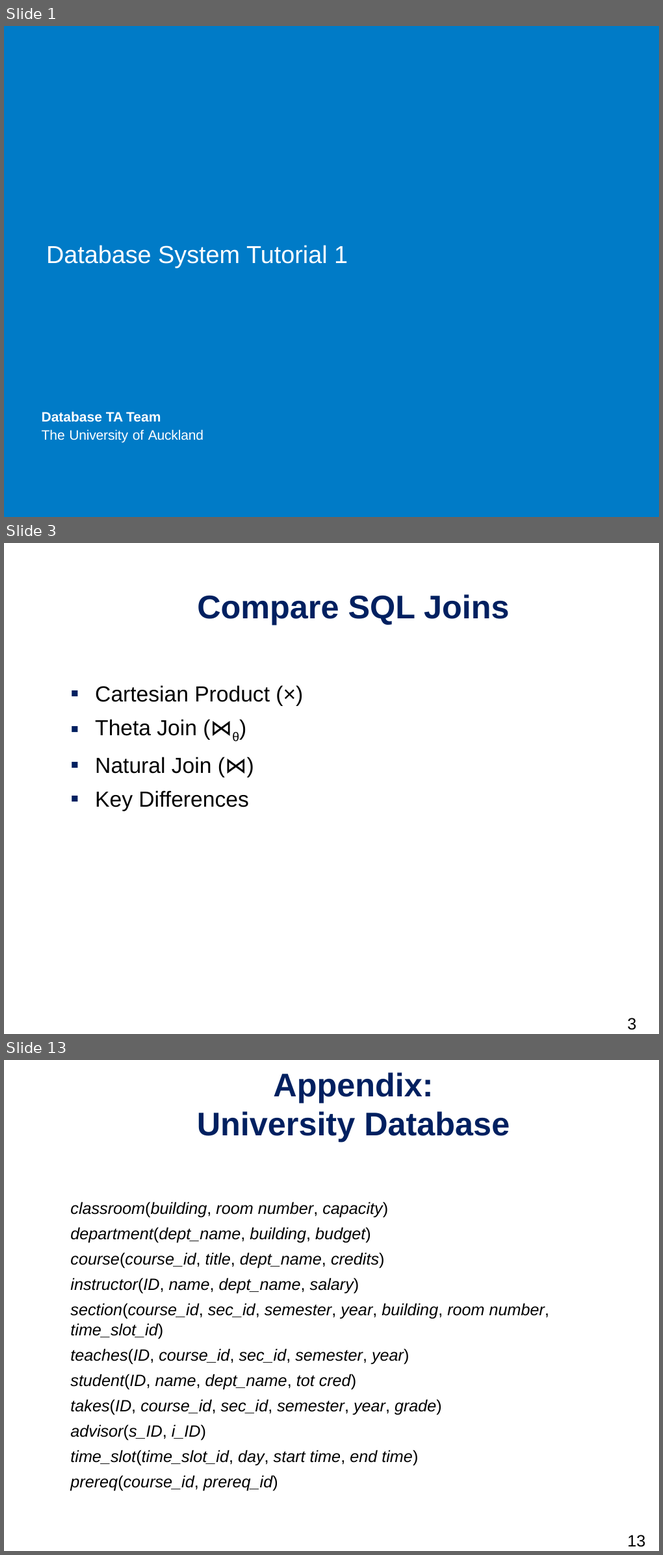
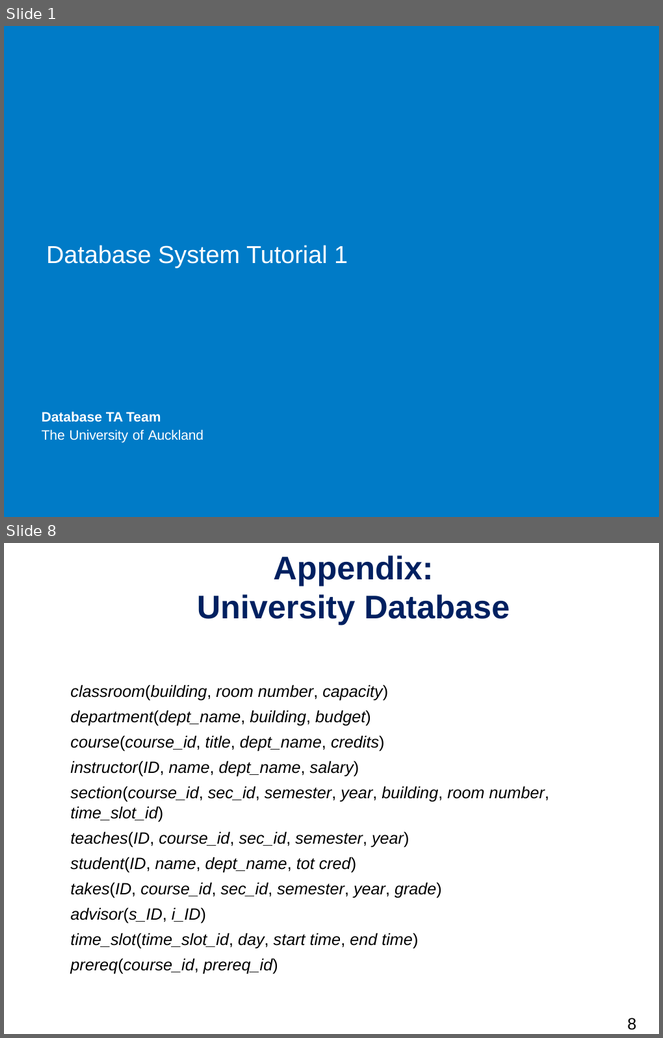
Before and after one commit to daichou03/DBS-slide-tut-25, a slide deck: week_1/week_1.pptx. Shown one above the other, each under a label of ours: slides 1, 3 and 13 before the commit, slides 1 and 8 after it; the slides between them are not shown. The pictures are 663x1555 and 663x1038 pixels, drawn with LibreOffice and Linux fonts; fonts in the diff are those of the drawing; background and template pictures are left out. Boxes give left, top, right and bottom in pixels: in the first picture for what was removed or moved away, otherwise in the second. Text is boxed around its words. In the diff, an @@ line names an element or a change of style, - is before the commit and + after.

```diff
--- a/week_1/week_1.pptx
+++ b/week_1/week_1.pptx
@@ slide 3 removed at [4,543,659,1034], background #FFFFFF @@
@@ title removed at [197,594,509,625] @@
-Compare SQL Joins
@@ text removed at [95,685,270,811] @@
-▪ Cartesian Product (×)
-▪ Theta Join (⋈θ)
-▪ Natural Join (⋈)
-▪ Key Differences
@@ page number removed at [627,1018,636,1031] @@
-3
@@ what was slide 13 is now slide 8 @@
@@ page number at [627,1018,636,1031]: text changed @@
-13
+8
```
Also in this commit, not shown: 6 slides changed, 4 other slides removed.
